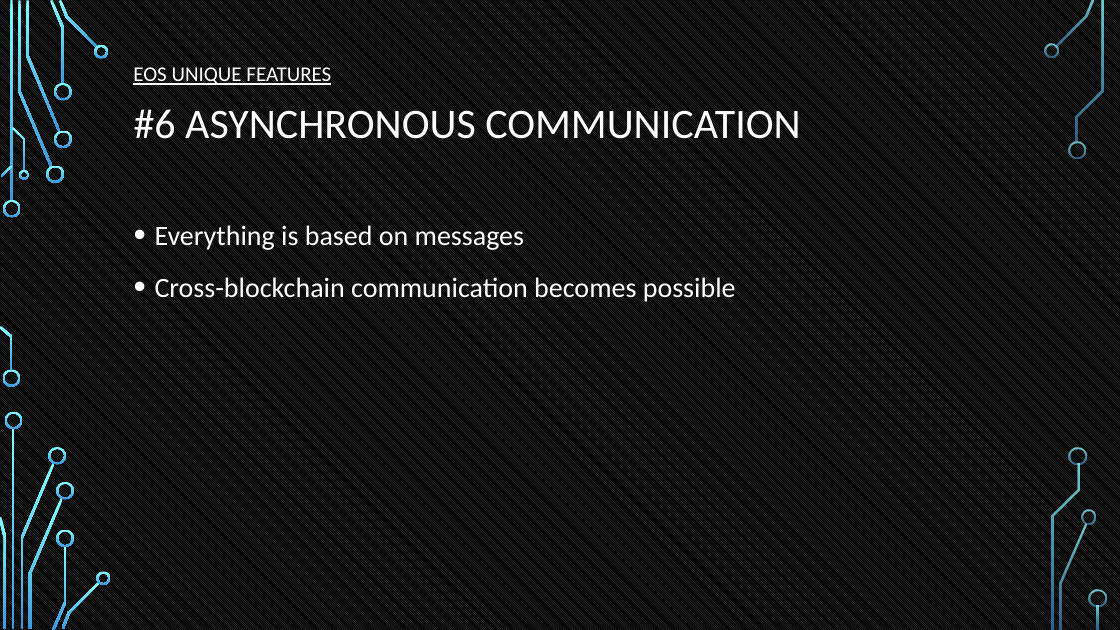
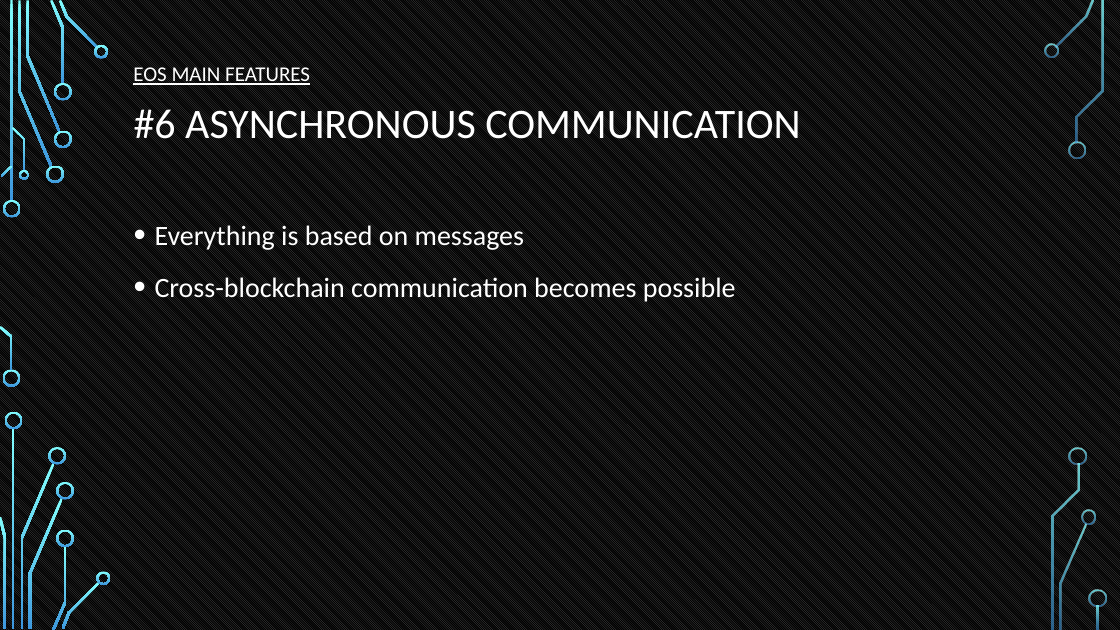
Before and after one commit to tokenika/tokenika.github.io, a slide deck: slide 35 of WarsawBlock(3).pptx. Drawn at 1120x630 pixels with LibreOffice and Linux fonts; fonts in the diff are those of the drawing; background and template pictures are left out. Boxes give left, top, right and bottom in pixels: in the first picture for what was removed or moved away, otherwise in the second. Text is boxed around its words. In the diff, an @@ line names an element or a change of style, - is before the commit and + after.

```diff
--- a/WarsawBlock(3).pptx
+++ b/WarsawBlock(3).pptx
@@ text at [133,67,310,85]: text changed @@
-EOS UNIQUE FEATURES
+EOS MAIN FEATURES
```
Also in this commit, not shown: 8 other slides changed, 1 other file.
